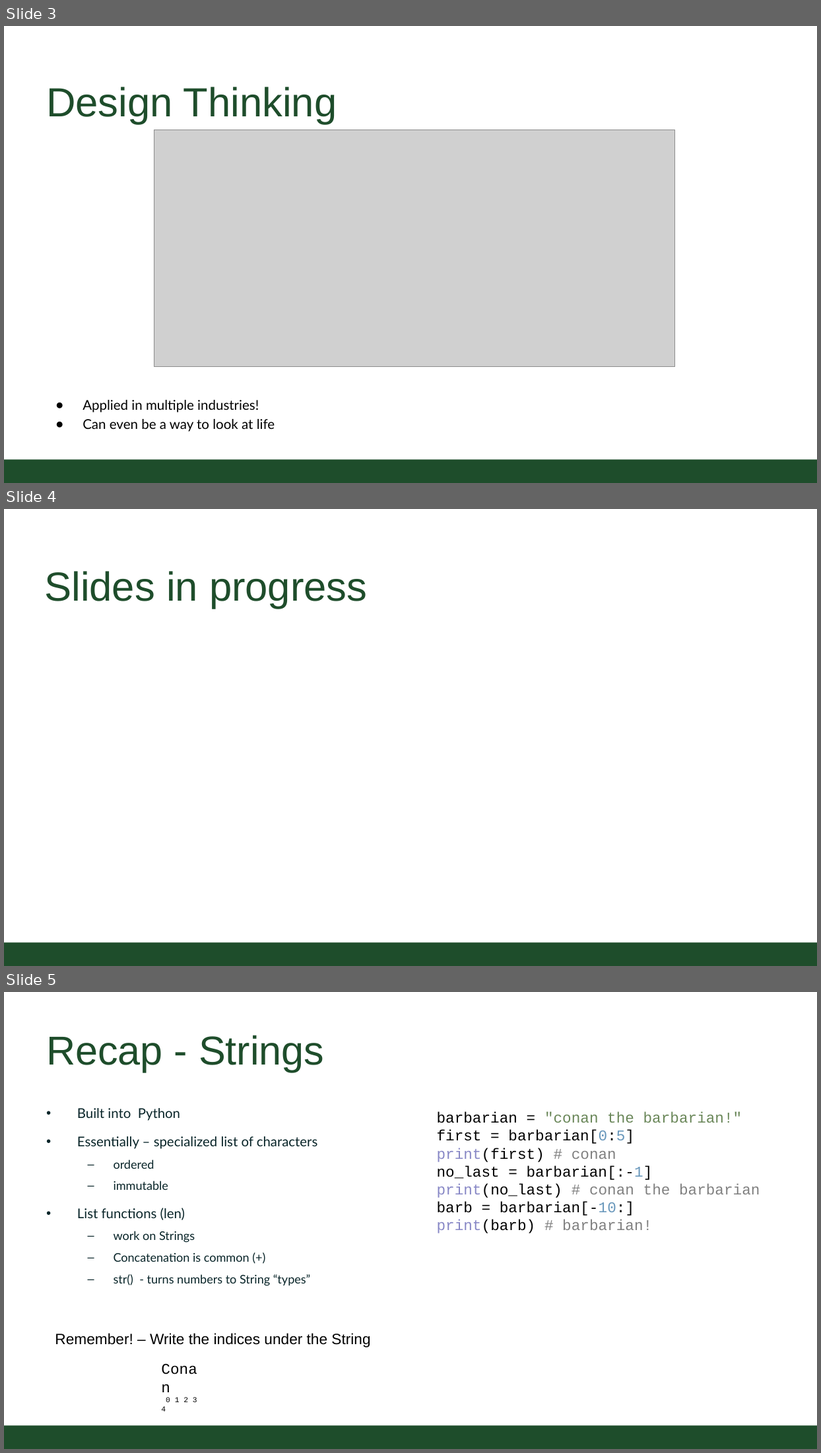
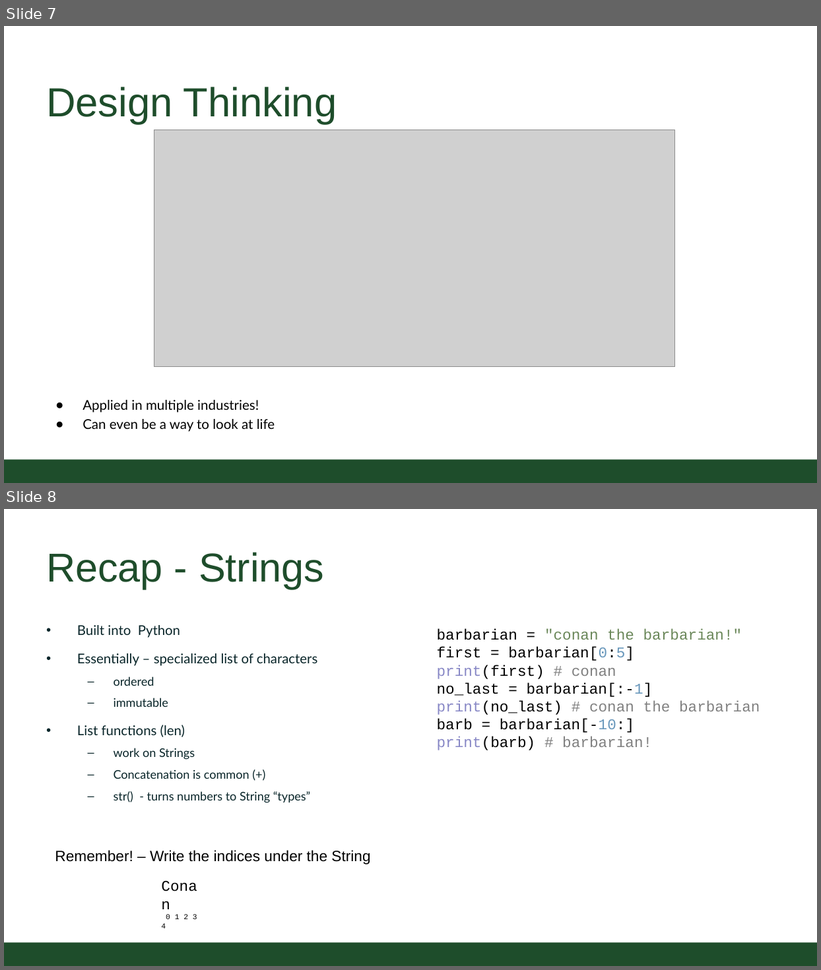
Before and after one commit to CSU-CS150B/handouts, a slide deck: Slides/On-Campus/07_01_DesignContinuedStringsLife.pptx. Shown one above the other, each under a label of ours: slides 3, 4 and 5 before the commit, slides 7 and 8 after it. The pictures are 821x1453 and 821x970 pixels, drawn with LibreOffice and Linux fonts; fonts in the diff are those of the drawing; grey boxes stand for pictures; background and template pictures are left out. Boxes give left, top, right and bottom in pixels: in the first picture for what was removed or moved away, otherwise in the second. Text is boxed around its words. In the diff, an @@ line names an element or a change of style, - is before the commit and + after.

```diff
--- a/Slides/On-Campus/07_01_DesignContinuedStringsLife.pptx
+++ b/Slides/On-Campus/07_01_DesignContinuedStringsLife.pptx
@@ slide 4 removed at (4,509,817,966), background #FFFFFF; not listed: 1 template element that a slide beside it also shows @@
@@ title removed at (44,571,367,609) @@
-Slides in progress
@@ what was slide 3 is now slide 7 @@
@@ what was slide 5 is now slide 8 @@
```
Also in this commit, not shown: 4 slides added, 2 other files.
